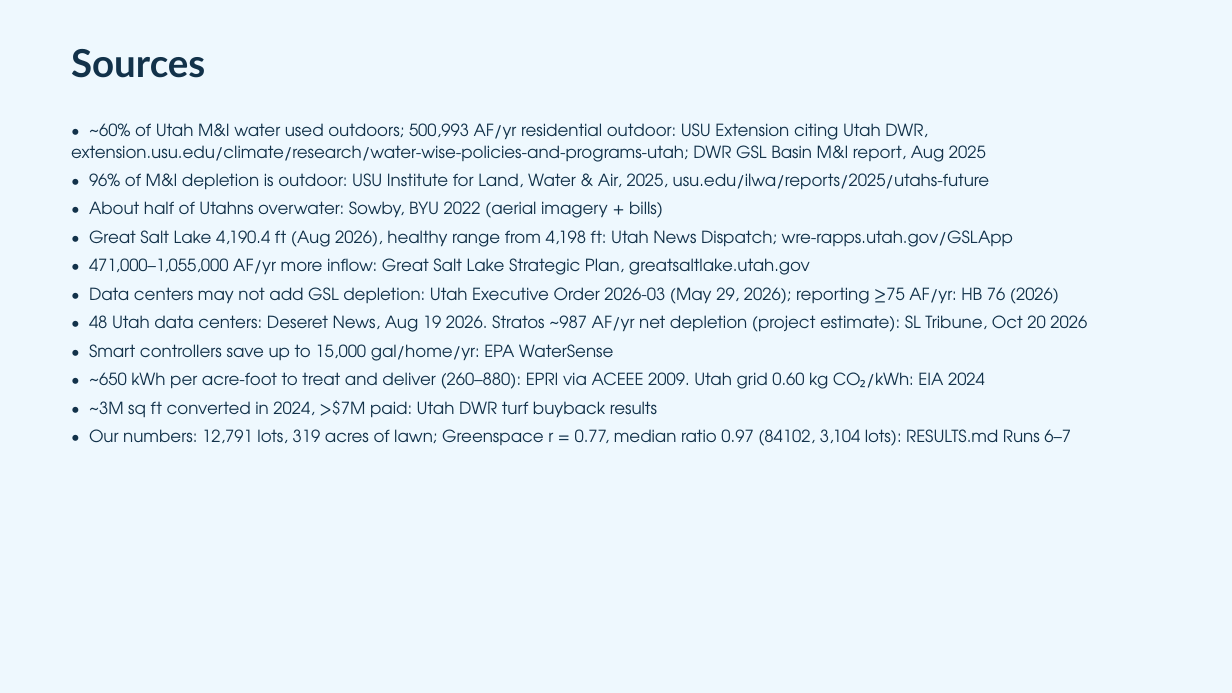
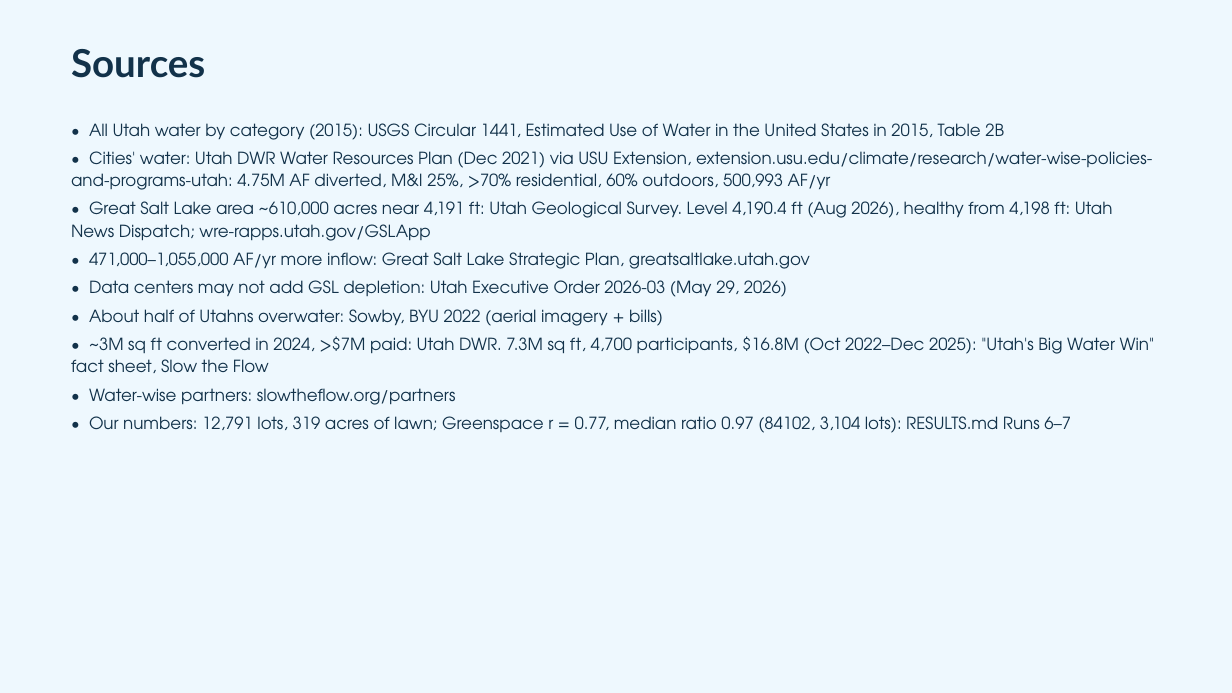
Before and after one commit to adamfortuna/overwatering, a slide deck: slide 26 of docs/pitch/overwatering.pptx (slide 27 before the commit). Drawn at 1232x693 pixels with LibreOffice and Linux fonts; fonts in the diff are those of the drawing. Boxes give left, top, right and bottom in pixels: in the first picture for what was removed or moved away, otherwise in the second. Text is boxed around its words. In the diff, an @@ line names an element or a change of style, - is before the commit and + after.

```diff
--- a/docs/pitch/overwatering.pptx
+++ b/docs/pitch/overwatering.pptx
@@ text at (71,123,1152,297): text changed @@
-• ~60% of Utah M&I water used outdoors; 500,993 AF/yr residential outdoor: USU Extension citing Utah DWR, extension.usu.edu/climate/research/water-wise-policies-and-programs-utah; DWR GSL Basin M&I report, Aug 2025
-• 96% of M&I depletion is outdoor: USU Institute for Land, Water & Air, 2025, usu.edu/ilwa/reports/2025/utahs-future
+• All Utah water by category (2015): USGS Circular 1441, Estimated Use of Water in the United States in 2015, Table 2B
+• Cities' water: Utah DWR Water Resources Plan (Dec 2021) via USU Extension, extension.usu.edu/climate/research/water-wise-policies-and-programs-utah: 4.75M AF diverted, M&I 25%, >70% residential, 60% outdoors, 500,993 AF/yr
+• Great Salt Lake area ~610,000 acres near 4,191 ft: Utah Geological Survey. Level 4,190.4 ft (Aug 2026), healthy from 4,198 ft: Utah News Dispatch; wre-rapps.utah.gov/GSLApp
+• 471,000–1,055,000 AF/yr more inflow: Great Salt Lake Strategic Plan, greatsaltlake.utah.gov
+• Data centers may not add GSL depletion: Utah Executive Order 2026-03 (May 29, 2026)
@@ text at (71,336,1155,405): text changed @@
-• Great Salt Lake 4,190.4 ft (Aug 2026), healthy range from 4,198 ft: Utah News Dispatch; wre-rapps.utah.gov/GSLApp
-• 471,000–1,055,000 AF/yr more inflow: Great Salt Lake Strategic Plan, greatsaltlake.utah.gov
-• Data centers may not add GSL depletion: Utah Executive Order 2026-03 (May 29, 2026); reporting ≥75 AF/yr: HB 76 (2026)
-• 48 Utah data centers: Deseret News, Aug 19 2026. Stratos ~987 AF/yr net depletion (project estimate): SL Tribune, Oct 20 2026
-• Smart controllers save up to 15,000 gal/home/yr: EPA WaterSense
-• ~650 kWh per acre-foot to treat and deliver (260–880): EPRI via ACEEE 2009. Utah grid 0.60 kg CO₂/kWh: EIA 2024
-• ~3M sq ft converted in 2024, >$7M paid: Utah DWR turf buyback results
+• ~3M sq ft converted in 2024, >$7M paid: Utah DWR. 7.3M sq ft, 4,700 participants, $16.8M (Oct 2022–Dec 2025): "Utah's Big Water Win" fact sheet, Slow the Flow
+• Water-wise partners: slowtheflow.org/partners
```
Also in this commit, not shown: 14 other slides changed, 7 slides added, 8 slides removed, 30 other files.
